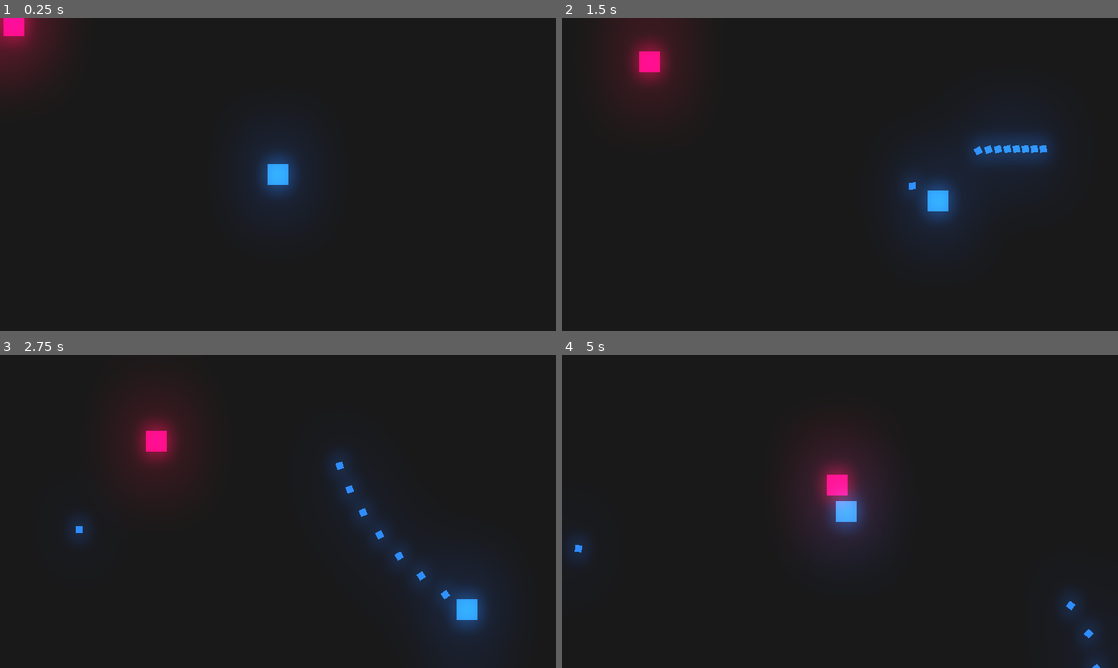
Above: before the commit, frames 1-4 (two rows, left to right).
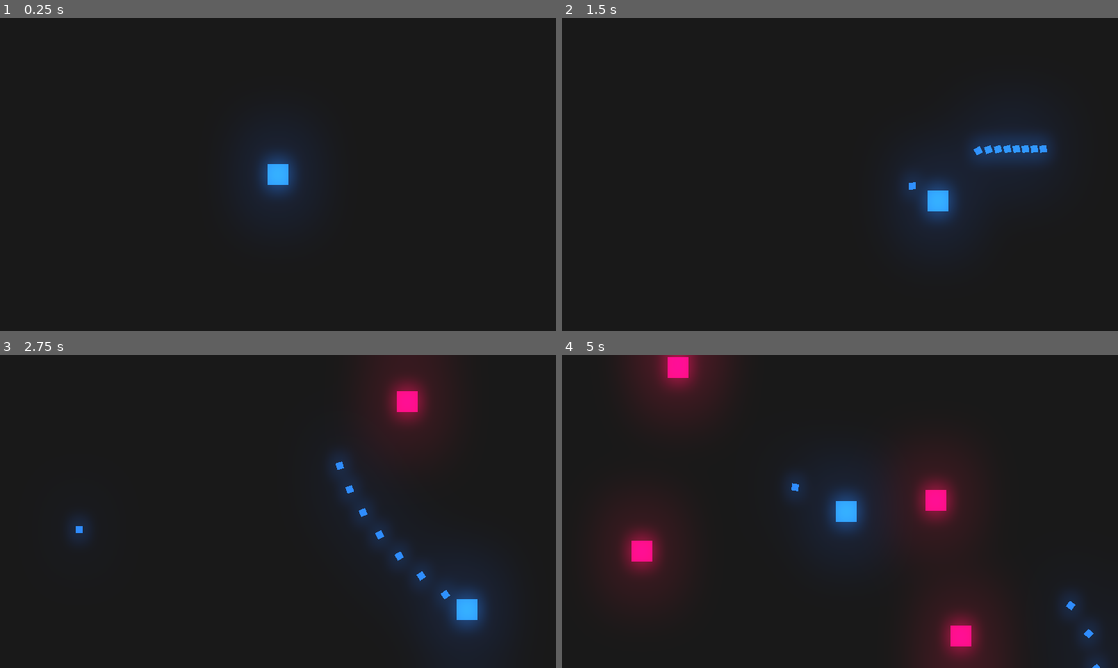
Above: after the commit, the same moments.

Repository: BrantLauro/wave-shooter
Game: Godot game, scene res://scenes/arena.tscn
Two runs of this game, one before a commit and one after it. Both use one fixed random seed, a clock stepped at 60 frames per second and the inputs below.
Inputs (mouse positions are in pixels of both pictures, inside the frame that each line leads up to):
- Up to frame 1 (0.25 s): no input
- Up to frame 2 (1.5 s): move the mouse to (962, 158) at 0.52 s; press the mouse at (962, 158) at 0.53 s; hold D (right) 0.53-1.28 s; move the mouse to (728, 190) at 1.27 s; release the mouse at (728, 190) at 1.28 s; hold S (down) from 1.28 s (still down); click (728, 190) at 1.35 s
- Up to frame 3 (2.75 s): move the mouse to (333, 442) at 2.02 s; release S (down) at 2.03 s; press the mouse at (333, 442) at 2.03 s; hold D (right) from 2.03 s (still down)
- Up to frame 4 (5 s): move the mouse to (812, 574) at 2.77 s; release D (right) at 2.78 s; release the mouse at (812, 574) at 2.78 s; hold W (up) 2.78-3.53 s; click (812, 574) at 2.85 s; move the mouse to (1006, 558) at 3.52 s; press the mouse at (1006, 558) at 3.53 s; hold A (left) from 3.53 s (still down); move the mouse to (673, 464) at 4.27 s; release the mouse at (673, 464) at 4.28 s; click (673, 464) at 4.35 s

The runs differ from the first frame. In frame 1, 1.8% of the frame differs, in the area x 0-11%, y 0-22%; in frame 2, 2.5%; in frame 3, 4.6%; in frame 4, 11%, in the area x 1-79%, y 0-100%.

Commit message:
enemy spawn and player death

Diff:
--- a/scenes/arena.tscn
+++ b/scenes/arena.tscn
@@ -1,8 +1,7 @@
-[gd_scene load_steps=5 format=2]
+[gd_scene load_steps=4 format=2]
 
 [ext_resource path="res://scenes/player.tscn" type="PackedScene" id=1]
 [ext_resource path="res://scripts/arena.gd" type="Script" id=2]
-[ext_resource path="res://scenes/enemy.tscn" type="PackedScene" id=3]
 
 [sub_resource type="Environment" id=1]
 background_mode = 4
@@ -17,7 +16,10 @@
 [node name="Player" parent="." instance=ExtResource( 1 )]
 position = Vector2( 320, 180 )
 
-[node name="Enemy" parent="." instance=ExtResource( 3 )]
-
 [node name="WorldEnvironment" type="WorldEnvironment" parent="."]
 environment = SubResource( 1 )
+
+[node name="TimerEnemySpawn" type="Timer" parent="."]
+autostart = true
+
+[connection signal="timeout" from="TimerEnemySpawn" to="." method="_on_TimerEnemySpawn_timeout"]
--- a/scenes/enemy.tscn
+++ b/scenes/enemy.tscn
@@ -12,7 +12,7 @@
 texture = ExtResource( 1 )
 script = ExtResource( 2 )
 
-[node name="HitBox" type="Area2D" parent="."]
+[node name="HitBox" type="Area2D" parent="." groups=["enemy"]]
 
 [node name="CollisionShape2D" type="CollisionShape2D" parent="HitBox"]
 shape = SubResource( 1 )
--- a/scenes/player.tscn
+++ b/scenes/player.tscn
@@ -1,7 +1,10 @@
-[gd_scene load_steps=3 format=2]
+[gd_scene load_steps=4 format=2]
 
 [ext_resource path="res://assets/Square.png" type="Texture" id=1]
 [ext_resource path="res://scripts/player.gd" type="Script" id=2]
+
+[sub_resource type="RectangleShape2D" id=1]
+extents = Vector2( 8, 8 )
 
 [node name="Player" type="Sprite"]
 modulate = Color( 0.133333, 0.443137, 0.843137, 1 )
@@ -13,4 +16,10 @@
 wait_time = 0.1
 one_shot = true
 
+[node name="HitBox" type="Area2D" parent="."]
+
+[node name="CollisionShape2D" type="CollisionShape2D" parent="HitBox"]
+shape = SubResource( 1 )
+
 [connection signal="timeout" from="ReloadTimer" to="." method="_on_ReloadTimer_timeout"]
+[connection signal="area_entered" from="HitBox" to="." method="_on_HitBox_area_entered"]
--- a/scripts/arena.gd
+++ b/scripts/arena.gd
@@ -1,7 +1,16 @@
 extends Node2D
+
+var enemy_1 = preload("res://scenes/enemy.tscn")
 
 func _ready():
 	Global.child_node_creation = self
 
 func _exit_tree():
 	Global.child_node_creation = null
+
+
+func _on_TimerEnemySpawn_timeout():
+	var enemy_position = Vector2(rand_range(-160, 670), rand_range(-90, 390))
+	while enemy_position.x < 640 and enemy_position.x > -80 and enemy_position.y < 360 and enemy_position.y > -45:
+		enemy_position = Vector2(rand_range(-160, 670), rand_range(-90, 390))
+	Global.instance_node(enemy_1, enemy_position, self)
--- a/scripts/player.gd
+++ b/scripts/player.gd
@@ -4,6 +4,7 @@
 var mov = Vector2.ZERO
 var shoot = preload("res://scenes/shoot.tscn")
 var reloaded = true
+var dead = false
 
 func _ready():
 	Global.player = self
@@ -14,12 +15,20 @@
 func _process(delta: float):
 	mov.x = int(Input.is_action_pressed("right")) - int(Input.is_action_pressed("left"))
 	mov.y = int(Input.is_action_pressed("down")) - int(Input.is_action_pressed("up"))
-	global_position += speed * mov * delta
+	if dead == false:
+		global_position += speed * mov * delta
 
-	if Input.is_action_pressed("shoot") and Global.child_node_creation != null and reloaded:
+	if Input.is_action_pressed("shoot") and Global.child_node_creation != null and reloaded and dead == false:
 		Global.instance_node(shoot, global_position, Global.child_node_creation)
 		reloaded = false
 		$ReloadTimer.start()
 
 func _on_ReloadTimer_timeout():
 	reloaded = true
+
+func _on_HitBox_area_entered(area: Area2D):
+	if area.is_in_group("enemy"):
+		visible = false
+		dead = true
+		yield(get_tree().create_timer(1), "timeout")
+		get_tree().reload_current_scene()
